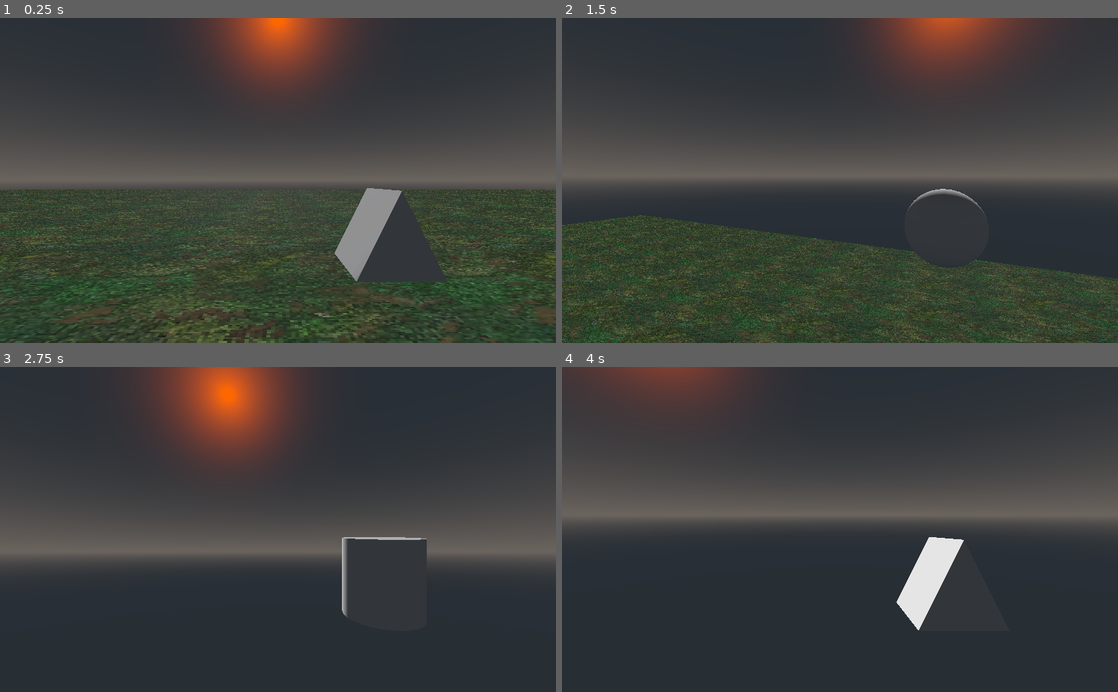
Above: before the commit, frames 1-4 (two rows, left to right).
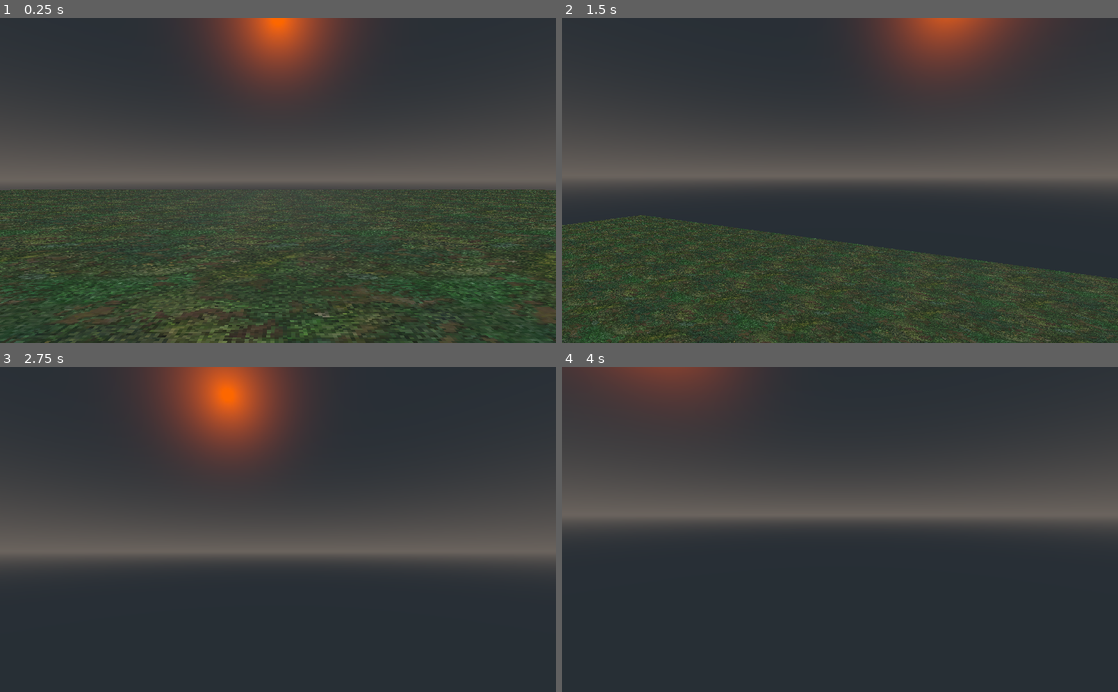
Above: after the commit, the same moments.

Repository: aalberti333/retro-fps
Game: Godot game, scene res://World.tscn
Two runs of this game, one before a commit and one after it. Both use one fixed random seed, a clock stepped at 60 frames per second and the inputs below.
Inputs (mouse positions are in pixels of both pictures, inside the frame that each line leads up to):
- Up to frame 1 (0.25 s): no input
- Up to frame 2 (1.5 s): tap Enter at 0.5 s; move the mouse to (867, 180) at 0.52 s; hold W (move_forwards) from 0.53 s (still down); tap 1 at 0.6 s; tap Space (jump) at 0.77 s; move the mouse to (812, 180) at 1.27 s; tap 2 at 1.35 s
- Up to frame 3 (2.75 s): keep holding W (move_forwards); tap Space (jump) at 1.52 s; move the mouse to (289, 523) at 2.02 s; tap 3 at 2.1 s
- Up to frame 4 (4 s): keep holding W (move_forwards); tap Space (jump) at 2.75, 3.02, 3.77 s; move the mouse to (834, 536) at 2.77 s; tap 4 at 2.85 s; tap Enter at 3.5 s; move the mouse to (878, 532) at 3.52 s; tap 5 at 3.6 s

The runs differ from the first frame. In frame 1, 2.1% of the frame differs, in the area x 60-81%, y 52-82%; in frame 2, 0.2%; in frame 3, 1.2%; in frame 4, 1.6%.

Commit message:
add machete animation

Diff:
--- a/characters/player/Player.tscn
+++ b/characters/player/Player.tscn
@@ -1,20 +1,70 @@
-[gd_scene load_steps=10 format=2]
+[gd_scene load_steps=9 format=2]
 
 [ext_resource path="res://characters/CharacterMover.gd" type="Script" id=1]
 [ext_resource path="res://characters/player/Player.gd" type="Script" id=2]
 [ext_resource path="res://characters/HealthManager.gd" type="Script" id=3]
 [ext_resource path="res://characters/player/WeaponManager.gd" type="Script" id=4]
+[ext_resource path="res://weapons/raw_assets/machete.glb" type="PackedScene" id=5]
 
 [sub_resource type="CapsuleShape" id=1]
 radius = 0.5
 
-[sub_resource type="CubeMesh" id=2]
+[sub_resource type="Animation" id=2]
+resource_name = "Idle"
+loop = true
+tracks/0/type = "value"
+tracks/0/path = NodePath("Graphics:translation")
+tracks/0/interp = 1
+tracks/0/loop_wrap = true
+tracks/0/imported = false
+tracks/0/enabled = true
+tracks/0/keys = {
+"times": PoolRealArray( 0 ),
+"transitions": PoolRealArray( 1 ),
+"update": 0,
+"values": [ Vector3( 0.182008, -0.0892682, 0.297225 ) ]
+}
+tracks/1/type = "value"
+tracks/1/path = NodePath("Graphics:rotation_degrees")
+tracks/1/interp = 1
+tracks/1/loop_wrap = true
+tracks/1/imported = false
+tracks/1/enabled = true
+tracks/1/keys = {
+"times": PoolRealArray( 0 ),
+"transitions": PoolRealArray( 1 ),
+"update": 0,
+"values": [ Vector3( 0, 0, 0 ) ]
+}
 
-[sub_resource type="SphereMesh" id=3]
-
-[sub_resource type="CylinderMesh" id=4]
-
-[sub_resource type="PrismMesh" id=5]
+[sub_resource type="Animation" id=3]
+resource_name = "action"
+length = 0.3
+step = 0.05
+tracks/0/type = "value"
+tracks/0/path = NodePath("Graphics:translation")
+tracks/0/interp = 1
+tracks/0/loop_wrap = true
+tracks/0/imported = false
+tracks/0/enabled = true
+tracks/0/keys = {
+"times": PoolRealArray( 0, 0.1, 0.3 ),
+"transitions": PoolRealArray( 1, 1, 1 ),
+"update": 0,
+"values": [ Vector3( 0.206167, -0.138874, 0.186643 ), Vector3( 0.206167, -0.138874, 0.186643 ), Vector3( 0.182, -0.089, 0.297 ) ]
+}
+tracks/1/type = "value"
+tracks/1/path = NodePath("Graphics:rotation_degrees")
+tracks/1/interp = 1
+tracks/1/loop_wrap = true
+tracks/1/imported = false
+tracks/1/enabled = true
+tracks/1/keys = {
+"times": PoolRealArray( 0, 0.1, 0.3 ),
+"transitions": PoolRealArray( 1, 1, 1 ),
+"update": 0,
+"values": [ Vector3( 25.1477, -10.869, -8.1427 ), Vector3( -61.6866, 158.726, -164.316 ), Vector3( 0, 0, 0 ) ]
+}
 
 [node name="Player" type="KinematicBody"]
 transform = Transform( 1, 0, 0, 0, 1, 0, 0, 0, 1, 0, 1, 0 )
@@ -35,28 +85,26 @@
 
 [node name="Weapons" type="Spatial" parent="Camera/WeaponManager"]
 
-[node name="Machete" type="MeshInstance" parent="Camera/WeaponManager/Weapons"]
-transform = Transform( 0.1, 0, 0, 0, 0.1, 0, 0, 0, 0.1, 0.27245, 0, 0 )
+[node name="Machete" type="Spatial" parent="Camera/WeaponManager/Weapons"]
 visible = false
-mesh = SubResource( 2 )
-material/0 = null
 
-[node name="MachineGun" type="MeshInstance" parent="Camera/WeaponManager/Weapons"]
-transform = Transform( 0.1, 0, 0, 0, 0.1, 0, 0, 0, 0.1, 0.27245, 0, 0 )
+[node name="Graphics" type="Spatial" parent="Camera/WeaponManager/Weapons/Machete"]
+transform = Transform( 0.234592, 0, 0, 0, 0.234592, 0, 0, 0, 0.234592, 0.182, -0.089, 0.297 )
+
+[node name="machete" parent="Camera/WeaponManager/Weapons/Machete/Graphics" instance=ExtResource( 5 )]
+
+[node name="AnimationPlayer" type="AnimationPlayer" parent="Camera/WeaponManager/Weapons/Machete"]
+autoplay = "Idle"
+anims/Idle = SubResource( 2 )
+anims/action = SubResource( 3 )
+
+[node name="MachineGun" type="Spatial" parent="Camera/WeaponManager/Weapons"]
+
+[node name="Shotgun" type="Spatial" parent="Camera/WeaponManager/Weapons"]
 visible = false
-mesh = SubResource( 3 )
-material/0 = null
 
-[node name="Shotgun" type="MeshInstance" parent="Camera/WeaponManager/Weapons"]
-transform = Transform( 0.1, 0, 0, 0, 0.1, 0, 0, 0, 0.1, 0.27245, 0, 0 )
+[node name="RocketLauncher" type="Spatial" parent="Camera/WeaponManager/Weapons"]
 visible = false
-mesh = SubResource( 4 )
-material/0 = null
-
-[node name="RocketLauncher" type="MeshInstance" parent="Camera/WeaponManager/Weapons"]
-transform = Transform( 0.1, 0, 0, 0, 0.1, 0, 0, 0, 0.1, 0.27245, 0, 0 )
-mesh = SubResource( 5 )
-material/0 = null
 
 [node name="CharacterMover" type="Spatial" parent="."]
 script = ExtResource( 1 )
Not shown, changed: lessonslearned.md
